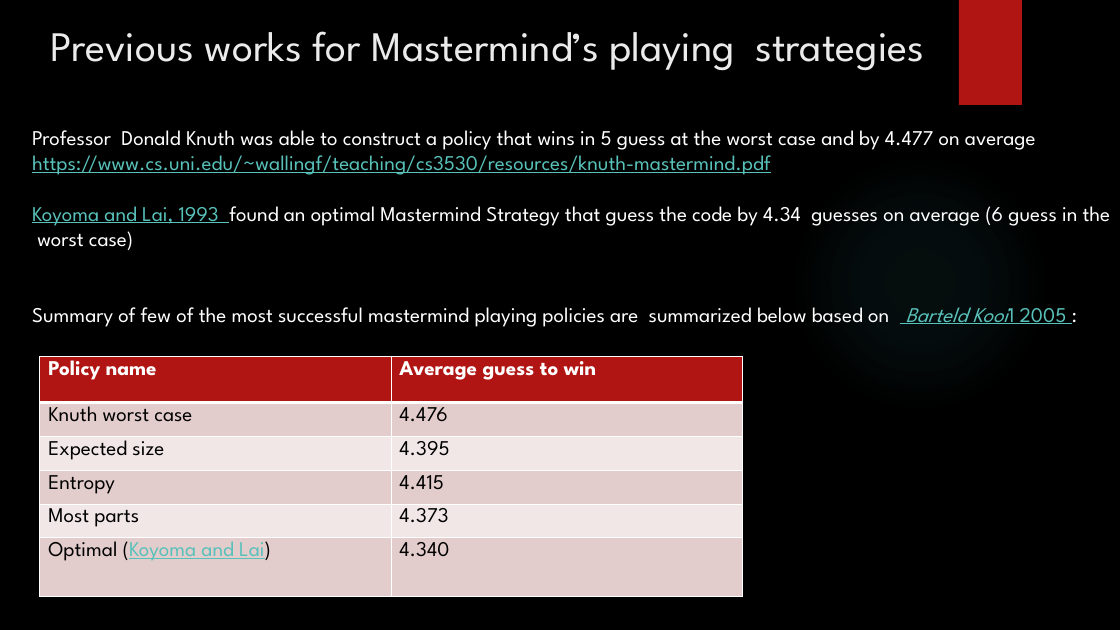
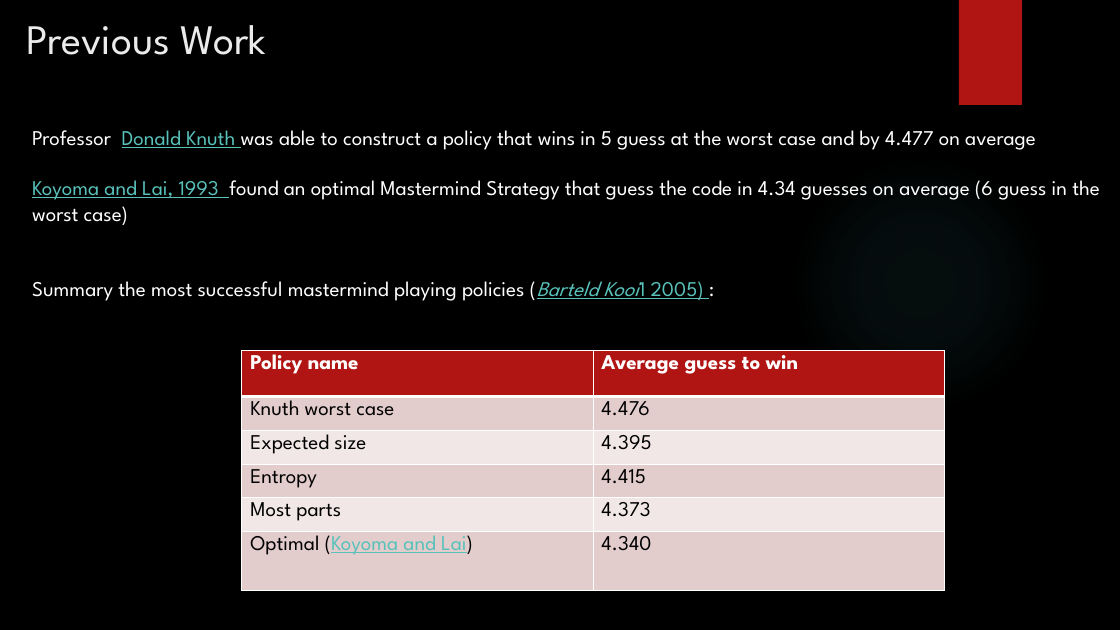
Before and after one commit to gilsh2/final_ai_project, a slide deck: slide 5 of ai_final_project_mastermind.pptx. Drawn at 1120x630 pixels with LibreOffice and Linux fonts; fonts in the diff are those of the drawing; background and template pictures are left out. Boxes give left, top, right and bottom in pixels: in the first picture for what was removed or moved away, otherwise in the second. Text is boxed around its words. In the diff, an @@ line names an element or a change of style, - is before the commit and + after.

```diff
--- a/ai_final_project_mastermind.pptx
+++ b/ai_final_project_mastermind.pptx
@@ text at box(26, 25, 266, 55): text changed @@
-Previous works for Mastermind’s playing strategies
+Previous Work
@@ text at box(32, 130, 1100, 301): text changed @@
-Professor Donald Knuth was able to construct a policy that wins in 5 guess at the worst case and by 4.477 on average https://www.cs.uni.edu/~wallingf/teaching/cs3530/resources/knuth-mastermind.pdf
-Koyoma and Lai, 1993 found an optimal Mastermind Strategy that guess the code by 4.34 guesses on average (6 guess in the worst case)
-Summary of few of the most successful mastermind playing policies are summarized below based on Barteld Kooi1 2005 :
+Professor Donald Knuth was able to construct a policy that wins in 5 guess at the worst case and by 4.477 on average
+Koyoma and Lai, 1993 found an optimal Mastermind Strategy that guess the code in 4.34 guesses on average (6 guess in the worst case)
+Summary the most successful mastermind playing policies (Barteld Kooi1 2005) :
@@ table: place and size @@
-table at box(40, 357, 743, 597)
+table at box(242, 350, 944, 590)
```
Also in this commit, not shown: 14 other slides changed, 4 slides added, 1 other file.
